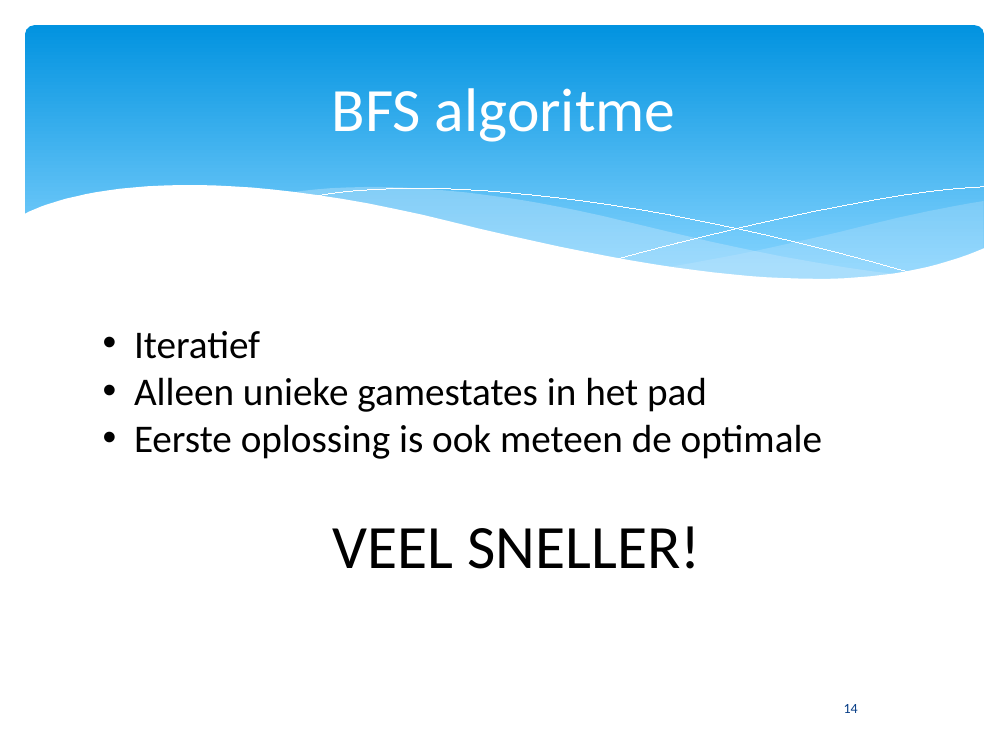
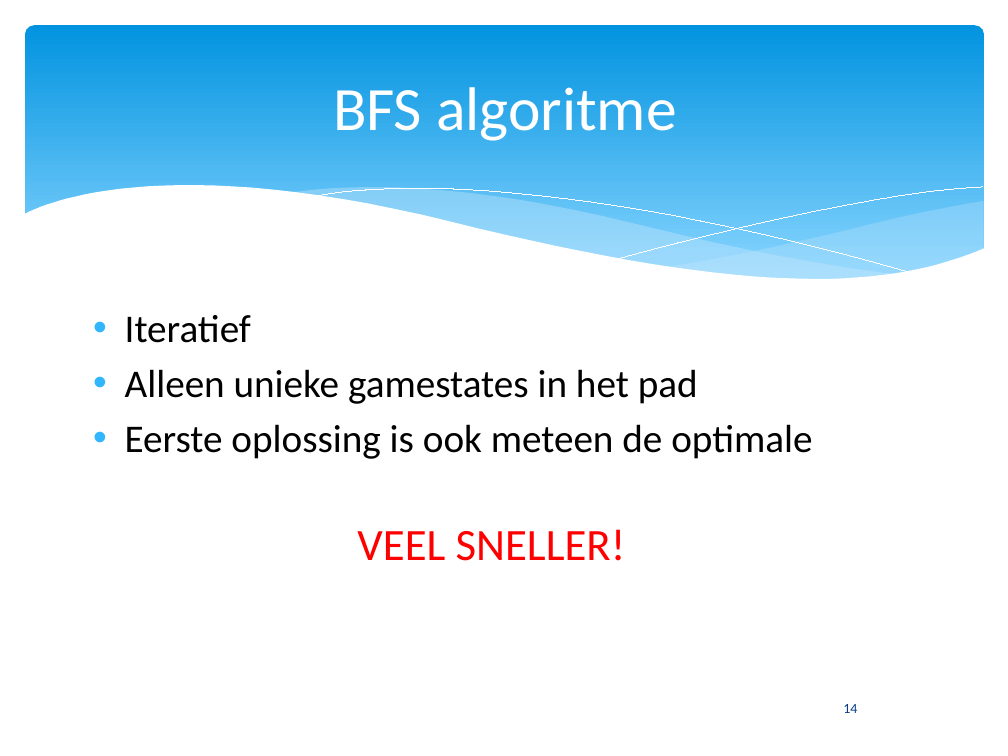
Before and after one commit to Natasjaminor/Spitsuur, a slide deck: slide 14 of presentatie 17-12.pptx. Drawn at 1008x756 pixels with LibreOffice and Linux fonts; fonts in the diff are those of the drawing. Boxes give left, top, right and bottom in pixels: in the first picture for what was removed or moved away, otherwise in the second. Text is boxed around its words. In the diff, an @@ line names an element or a change of style, - is before the commit and + after.

```diff
--- a/presentatie 17-12.pptx
+++ b/presentatie 17-12.pptx
@@ freeform shape at box(23, 185, 985, 332): outline redrawn @@
@@ text "Iteratief": place and size @@
-text "Iteratief" at box(134, 331, 822, 569)
+text "Iteratief" at box(125, 315, 812, 561)
@@ text "Iteratief" at box(125, 315, 812, 561): size 44 to 32 pt, text colour #000000 to #FF0000 in "VEEL SNELLER!"; more space between paragraphs; indent changed @@
```
Also in this commit, not shown: 8 other slides changed, 10 slides added, 7 slides removed, 5 other files.
